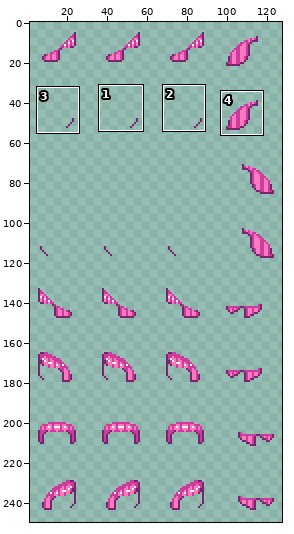
Sprite sheet, stored at templates/lth_battle/Hair1a.png. The first picture is a wide view before the edit; the outline marks the close-up.
Close-up. The starting point:
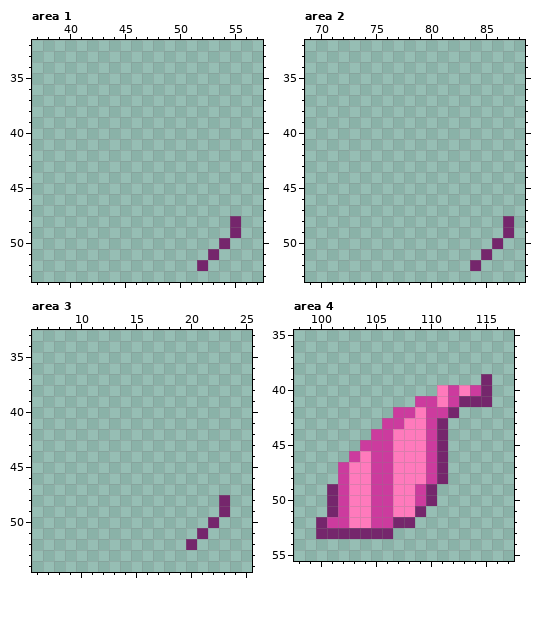
The file is 128x256 pixels. Shown: area 1: x 37..57, y 32..53; area 2: x 69..88, y 32..53; area 3: x 6..25, y 33..54; area 4: x 98..117, y 35..55. The wide view leaves out empty margins. The commit also changed other parts of the picture, which this record leaves out.
Now the later version:
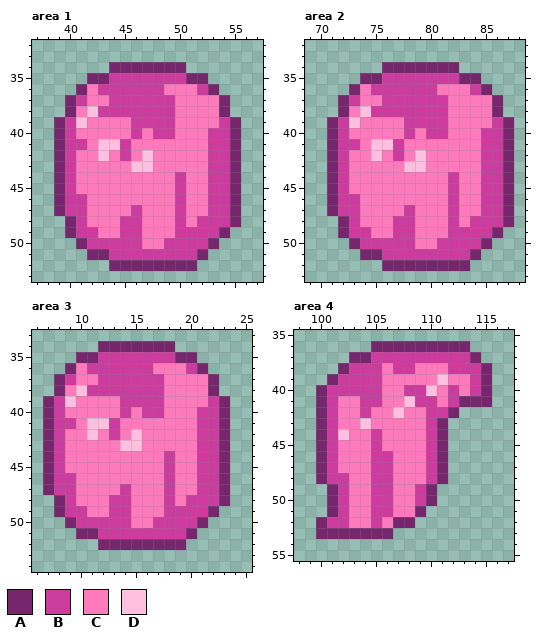
Palette (. is transparent): A #75266c  B #cc3b9e  C #ff7abc  D #ffbfdf
From old to new:
--- area 1
@@ x 37..57 @@
 33 .....................
-34 .....................
-35 .....................
-36 .....................
-37 .....................
-38 .....................
-39 .....................
-40 .....................
-41 .....................
-42 .....................
-43 .....................
-44 .....................
-45 .....................
-46 .....................
-47 .....................
-48 ..................A..
-49 ..................A..
-50 .................A...
-51 ................A....
-52 ...............A.....
+34 .......AAAAAAA.......
+35 .....AABBBBBBBAA.....
+36 ....ACBBBBBBCCCBA....
+37 ...ABCCBBBBBBCCCCA...
+38 ...ACDBBBBBBBCCCCA...
+39 ..ABDCCCCBBBBCCCCBA..
+40 ..ABCCCCCBCBBCCCBBA..
+41 ..ABBCDDBCCCCCCCBBA..
+42 ..ABCCDCBCDCCCCCBBA..
+43 ..ABCCCCCDDCCCCCBBA..
+44 ..ABCCCCCCCCCBCCBBA..
+45 ..ABCCCCCCCCCBCCBBA..
+46 ..ABBCCCCCCCCBCCBBA..
+47 ..ABBCCCCBCCCBCCBBA..
+48 ...ABCCCBBCCCBCBBBA..
+49 ...ABBCCBBCCCBBBBA...
+50 ....ABBBBBCCBBBBA....
+51 .....AABBBBBBBBA.....
+52 .......AAAAAAAA......
 53 .....................
--- area 2
@@ x 69..88 @@
 33 ....................
-34 ....................
-35 ....................
-36 ....................
-37 ....................
-38 ....................
-39 ....................
-40 ....................
-41 ....................
-42 ....................
-43 ....................
-44 ....................
-45 ....................
-46 ....................
-47 ....................
-48 ..................A.
-49 ..................A.
-50 .................A..
-51 ................A...
-52 ...............A....
+34 .......AAAAAAA......
+35 .....AABBBBBBBAA....
+36 ....ACBBBBBBCCCBA...
+37 ...ABCCBBBBBBCCCCA..
+38 ...ACDBBBBBBBCCCCA..
+39 ..ABDCCCCBBBBCCCCBA.
+40 ..ABCCCCCBCBBCCCBBA.
+41 ..ABBCDDBCCCCCCCBBA.
+42 ..ABCCDCBCDCCCCCBBA.
+43 ..ABCCCCCDDCCCCCBBA.
+44 ..ABCCCCCCCCCBCCBBA.
+45 ..ABCCCCCCCCCBCCBBA.
+46 ..ABBCCCCCCCCBCCBBA.
+47 ..ABBCCCCBCCCBCCBBA.
+48 ...ABCCCBBCCCBCBBBA.
+49 ...ABBCCBBCCCBBBBA..
+50 ....ABBBBBCCBBBBA...
+51 .....AABBBBBBBBA....
+52 .......AAAAAAAA.....
 53 ....................
--- area 3
@@ x 6..25 @@
 33 ....................
-34 ....................
-35 ....................
-36 ....................
-37 ....................
-38 ....................
-39 ....................
-40 ....................
-41 ....................
-42 ....................
-43 ....................
-44 ....................
-45 ....................
-46 ....................
-47 ....................
-48 .................A..
-49 .................A..
-50 ................A...
-51 ...............A....
-52 ..............A.....
+34 ......AAAAAAA.......
+35 ....AABBBBBBBAA.....
+36 ...ACBBBBBBCCCBA....
+37 ..ABCCBBBBBBCCCCA...
+38 ..ACDBBBBBBBCCCCA...
+39 .ABDCCCCBBBBCCCCBA..
+40 .ABCCCCCBCBBCCCBBA..
+41 .ABBCDDBCCCCCCCBBA..
+42 .ABCCDCBCDCCCCCBBA..
+43 .ABCCCCCDDCCCCCBBA..
+44 .ABCCCCCCCCCBCCBBA..
+45 .ABCCCCCCCCCBCCBBA..
+46 .ABBCCCCCCCCBCCBBA..
+47 .ABBCCCCBCCCBCCBBA..
+48 ..ABCCCBBCCCBCBBBA..
+49 ..ABBCCBBCCCBBBBA...
+50 ...ABBBBBCCBBBBA....
+51 ....AABBBBBBBBA.....
+52 ......AAAAAAAA......
 53 ....................
--- area 4
@@ x 98..117 @@
 35 ....................
-36 ....................
-37 ....................
-38 ....................
-39 .................A..
-40 .............CBCBA..
-41 ...........BBCBAAA..
-42 .........BBCBBA.....
-43 ........BBCCBA......
-44 .......BBCCCBA......
-45 ......BBBCCCBA......
-46 .....BCBBCCCBA......
-47 ....BCCBBCCCBA......
-48 ....BCCBBCCCBA......
+36 .......AAAAAAAAA....
+37 .....AABBBBBBBBBA...
+38 ....ABBBCBBCCCBBBA..
+39 ...ABBBBCCCCCDCCBA..
+40 ..ABBBBBCCBBDCBCBA..
+41 ..ABCCBBCCDBBCBAAA..
+42 ..ABCCBCCDCCBBA.....
+43 ..ABCCDCCCCCBA......
+44 ..ABDCCBCCCCBA......
+45 ..ABCCCBCCCCBA......
+46 ..ABCCCBBCCCBA......
+47 ..ABCCCBBCCCBA......
+48 ..ABBCCBBCCCBA......
 49 ...ABCCBBCCBA.......
@@ x 104..108 @@
 51 CBBCC
-52 CBBAA
+52 CBCAA
 53 AAA..
Boxes around the changes in both close-ups, in picture pixels (x1, y1, x2, y2):
changed: (54, 62, 241, 271)
changed: (327, 62, 514, 271)
changed: (43, 341, 230, 550)
changed: (316, 341, 492, 528)
